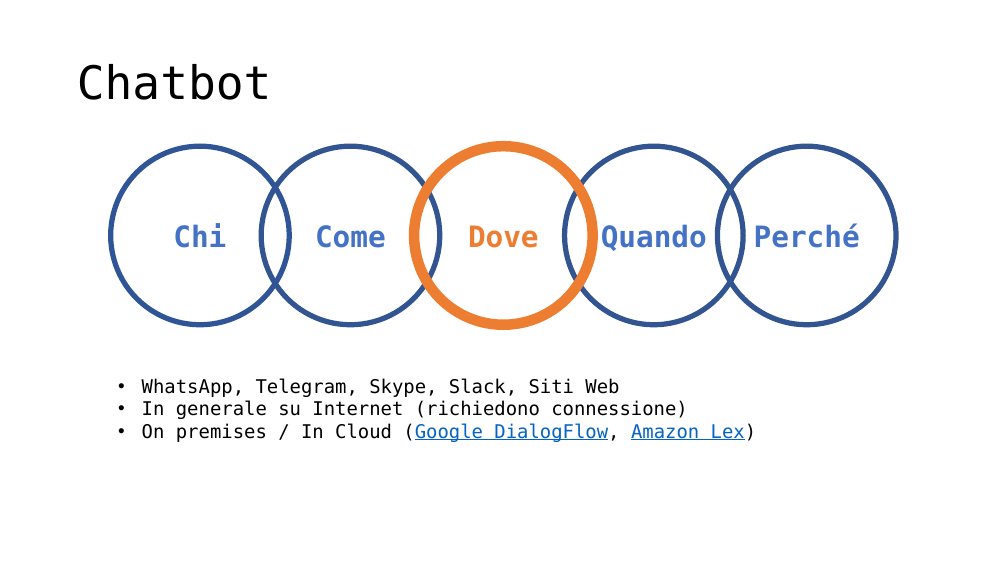
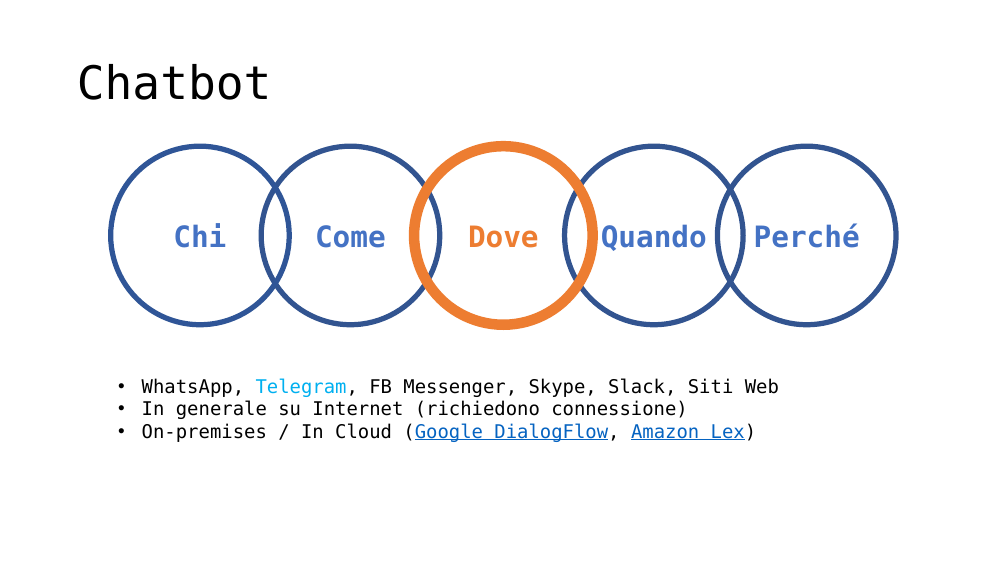
Before and after one commit to IprelProgetti/ImolaProgramma2019, a slide deck: slide 9 of Presentazione/presentazione_corni_chatbot.pptx. Drawn at 1008x567 pixels with LibreOffice and Linux fonts; fonts in the diff are those of the drawing. Boxes give left, top, right and bottom in pixels: in the first picture for what was removed or moved away, otherwise in the second. Text is boxed around its words. In the diff, an @@ line names an element or a change of style, - is before the commit and + after.

Commit message:
final presentation

```diff
--- a/Presentazione/presentazione_corni_chatbot.pptx
+++ b/Presentazione/presentazione_corni_chatbot.pptx
@@ text at bbox=[142, 378, 779, 397]: text changed @@
-• WhatsApp, Telegram, Skype, Slack, Siti Web
+• WhatsApp, Telegram, FB Messenger, Skype, Slack, Siti Web
@@ text at bbox=[142, 423, 757, 442]: text changed @@
-• On premises / In Cloud (Google DialogFlow, Amazon Lex)
+• On-premises / In Cloud (Google DialogFlow, Amazon Lex)
```
Also in this commit, not shown: 2 other slides changed, 1 other file.
